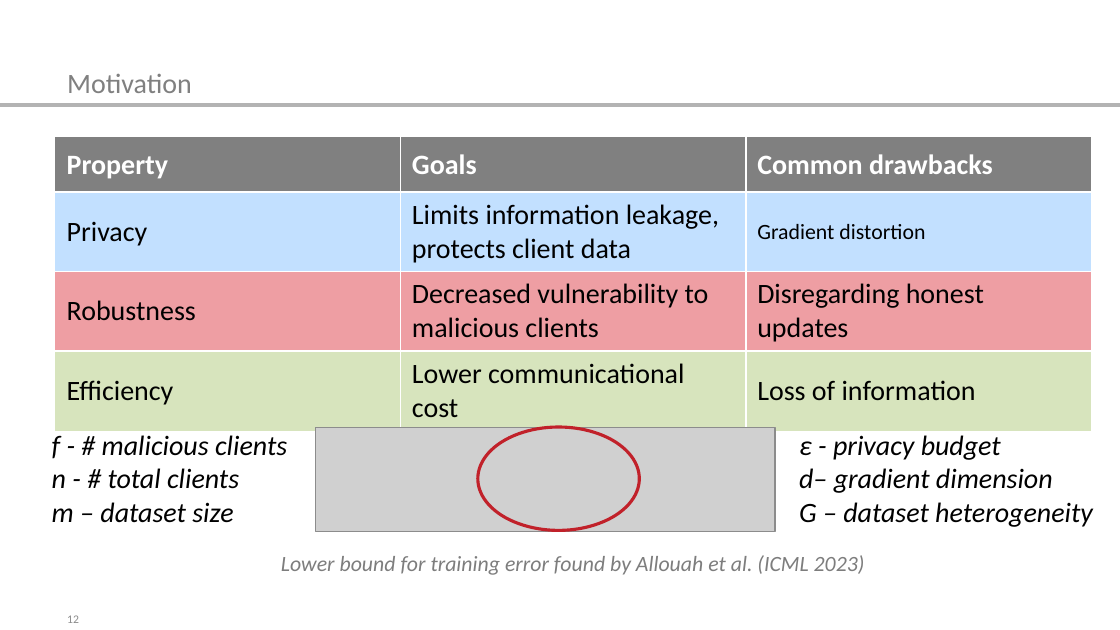
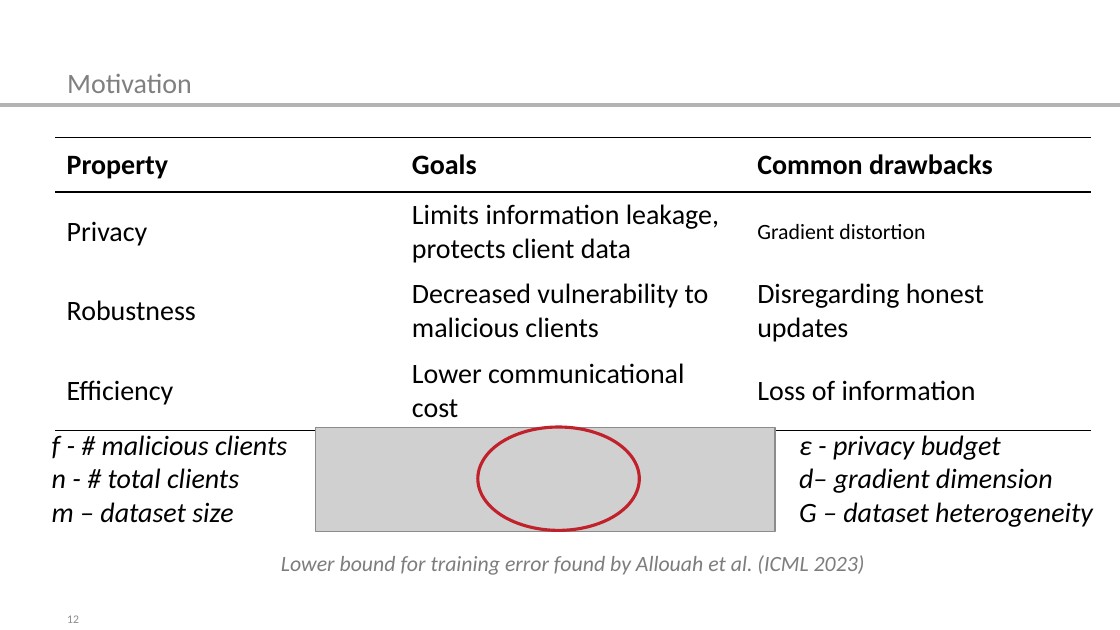
Before and after one commit to r-jschnoor/DPaDS, a slide deck: slide 12 of latex/final_presentation/DPaDS_final.pptx. Drawn at 1120x630 pixels with LibreOffice and Linux fonts; fonts in the diff are those of the drawing; grey boxes stand for pictures. Boxes give left, top, right and bottom in pixels: in the first picture for what was removed or moved away, otherwise in the second. Text is boxed around its words. In the diff, an @@ line names an element or a change of style, - is before the commit and + after.

```diff
--- a/latex/final_presentation/DPaDS_final.pptx
+++ b/latex/final_presentation/DPaDS_final.pptx
@@ table at (56,138,1091,422) @@
@@ fill #808080 to none in row 1 @@
@@ fill #C2E0FF to none in row 2 @@
@@ fill #EE9EA3 to none in row 3 @@
@@ fill #D7E4BD to none in row 4 @@
@@ text colour #FFFFFF to #000000 in "Property", "Goals", "Common drawbacks" @@
@@ borders changed @@
```
Also in this commit, not shown: 15 other slides changed, 7 slides added, 1 slide removed, 8 other files.
